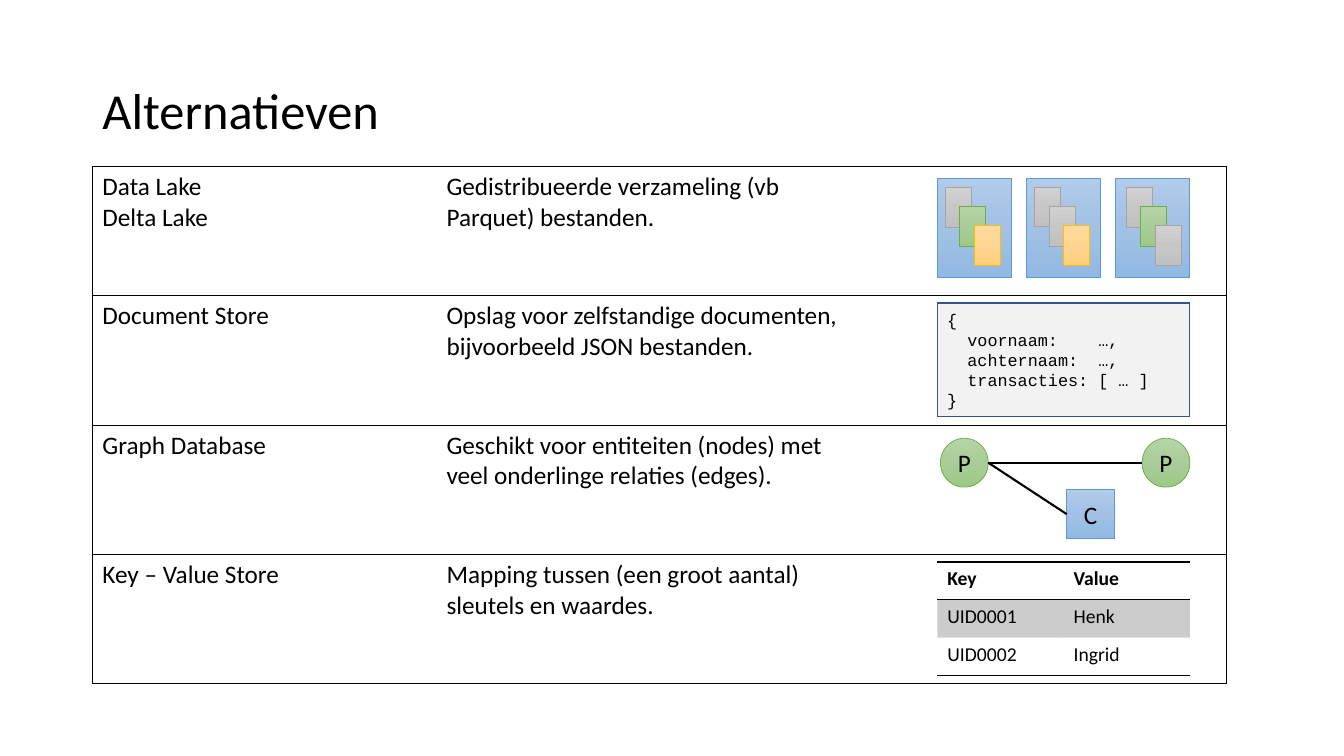
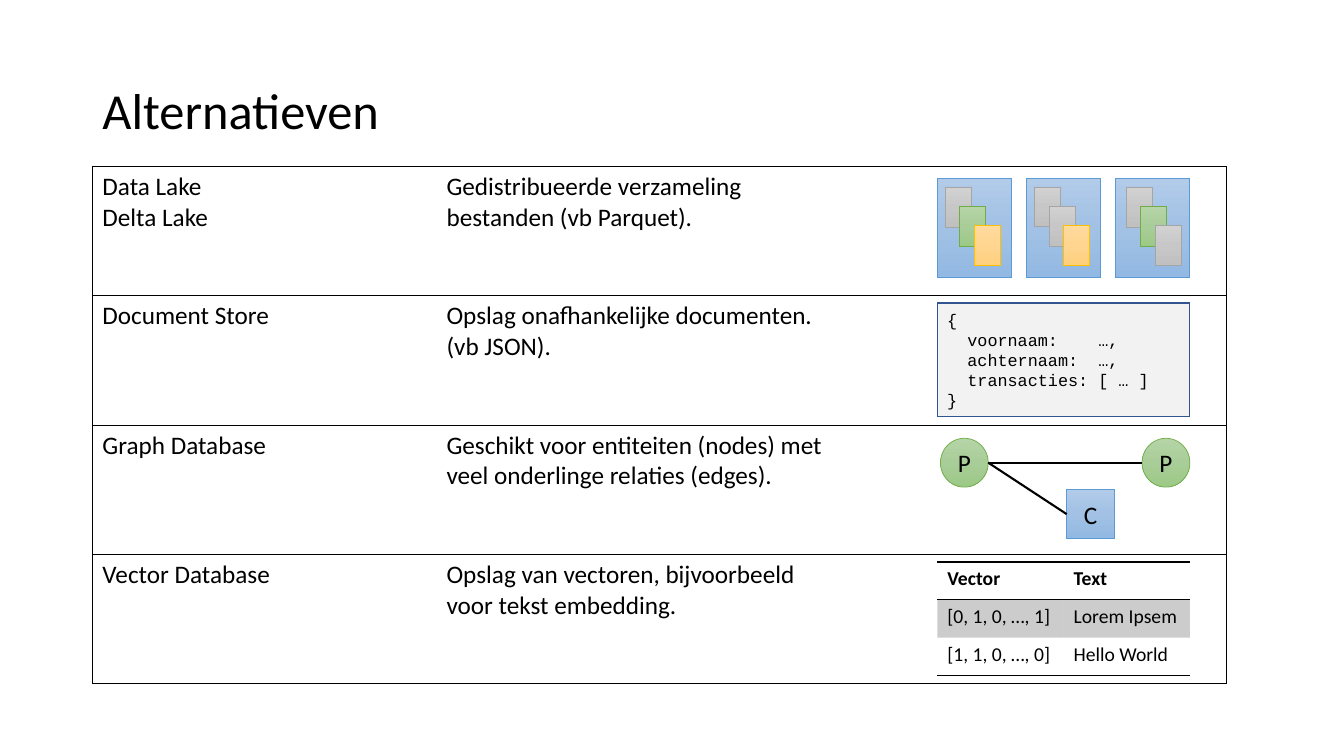
Before and after one commit to LFKoning/knowledge-sharing, a slide deck: slide 9 of sql_course_2p/1_basics/1_basics.pptx. Drawn at 1344x756 pixels with LibreOffice and Linux fonts; fonts in the diff are those of the drawing. Boxes give left, top, right and bottom in pixels: in the first picture for what was removed or moved away, otherwise in the second. Text is boxed around its words. In the diff, an @@ line names an element or a change of style, - is before the commit and + after.

```diff
--- a/sql_course_2p/1_basics/1_basics.pptx
+++ b/sql_course_2p/1_basics/1_basics.pptx
@@ table at (x1=93, y1=166, x2=1226, y2=684) @@
-row 1, column 2: Gedistribueerde verzameling (vb Parquet) bestanden.
+row 1, column 2: Gedistribueerde verzameling bestanden (vb Parquet).
-row 2, column 2: Opslag voor zelfstandige documenten, bijvoorbeeld JSON bestanden.
+row 2, column 2: Opslag onafhankelijke documenten. (vb JSON).
-row 4, column 1: Key – Value Store
+row 4, column 1: Vector Database
-row 4, column 2: Mapping tussen (een groot aantal) sleutels en waardes.
+row 4, column 2: Opslag van vectoren, bijvoorbeeld voor tekst embedding.
@@ table at (x1=938, y1=563, x2=1190, y2=677) @@
-row 1, column 1: Key
+row 1, column 1: Vector
-row 1, column 2: Value
+row 1, column 2: Text
-row 2, column 1: UID0001
+row 2, column 1: [0, 1, 0, …, 1]
-row 2, column 2: Henk
+row 2, column 2: Lorem Ipsem
-row 3, column 1: UID0002
+row 3, column 1: [1, 1, 0, …, 0]
-row 3, column 2: Ingrid
+row 3, column 2: Hello World
```
Also in this commit, not shown: 19 other slides changed, 1 slide added, 9 other files.
